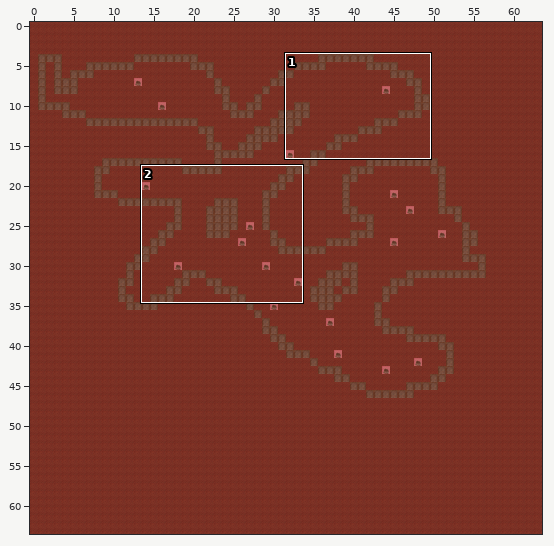
Tiled map, stored at assets/tiled/mapUnderground3.tmx. Above: a wide view before the commit, with the close-up outlined.
Close-up. As it was:
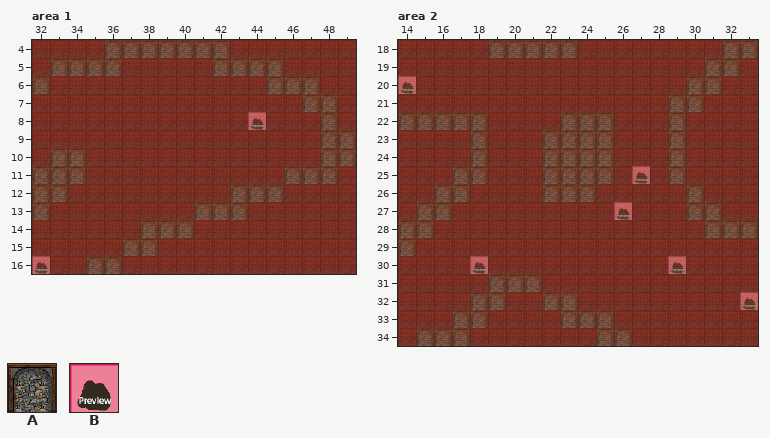
Cells are 64x64 px. Shown: area 1 x 32..49, y 4..16; area 2 x 14..33, y 18..34. The commit also changed other parts of the map, which this record leaves out.
Key: from "tileset": A 8, B 34.
_ is an empty cell.
Layers that did not change in this view are not listed.
Layer "walls" before, area 1, first column x 32:
 4 ____AAAAAAA_______
 5 _AAAA_____AAAA____
 6 A____________AAA__
 7 _______________AA_
 8 ____________B___A_
 9 ________________AA
10 _AA_____________AA
11 AAA___________AAA_
12 AA_________AAA____
13 A________AAA______
14 ______AAA_________
15 _____AA___________
16 B__AA_____________
Layer "walls" before, area 2, first column x 14:
18 _____AAAAA________AA
19 _________________AA_
20 B_______________AA__
21 _______________AA___
22 AAAAA____AAA___A____
23 ____A___AAAA___A____
24 ____A___AAAA___A____
25 ___AA___AAAA_B_A____
26 __AA____AAA_____A___
27 _AA_________B___AA__
28 AA_______________AAA
29 A___________________
30 ____B__________B____
31 _____AAA____________
32 ____AA__AA_________B
33 ___AA____AAA________
34 _AAA_______AA_______
The result:
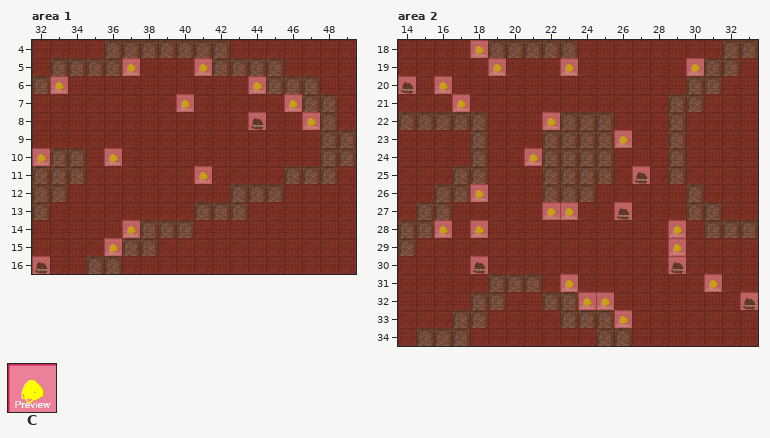
Further tiles: from "tileset": C 50.
Changes in this commit:
Layer "walls", area 1:
The author put tile C in row 5 at x 37 and 41; in row 6 at x 33 and 44; in row 7 at x 40 and 46; in row 8 at x 47; in row 10 at x 32 and 36; in row 11 at x 41.
The author put tile C in row 14 at x 37; in row 15 at x 36.
Layer "walls", area 2:
The author put tile C in row 18 at x 18; in row 19 at x 19, 23 and 30; in row 20 at x 16; in row 21 at x 17; in row 22 at x 22; in row 23 at x 26.
The author put tile C in row 24 at x 21; in row 26 at x 18; in row 27 at x 22 to 23; in row 28 at x 16, 18 and 29; in row 29 at x 29; in row 31 at x 23 and 31.
The author put tile C in row 32 at x 24 to 25; in row 33 at x 26.
